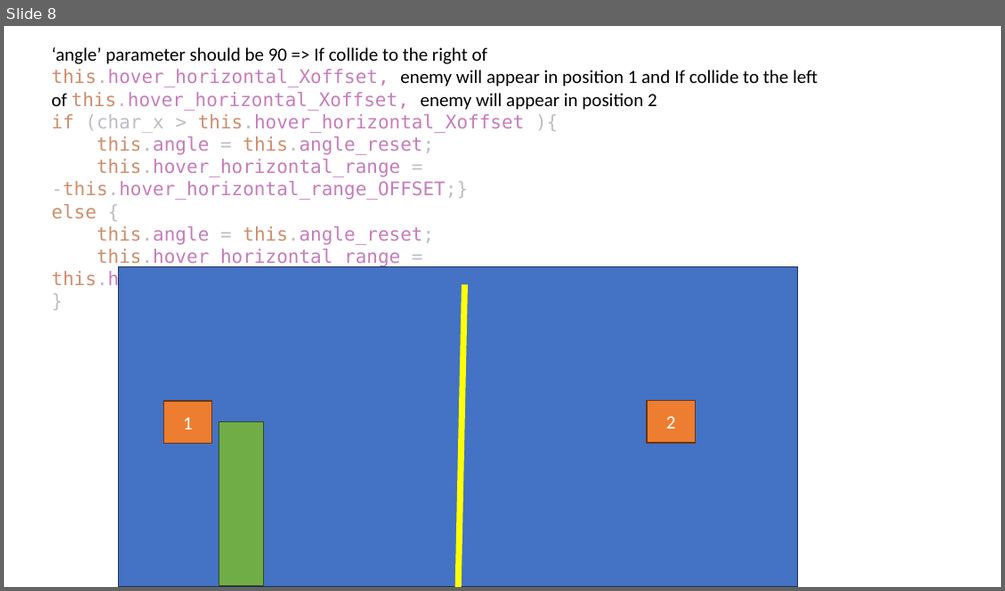
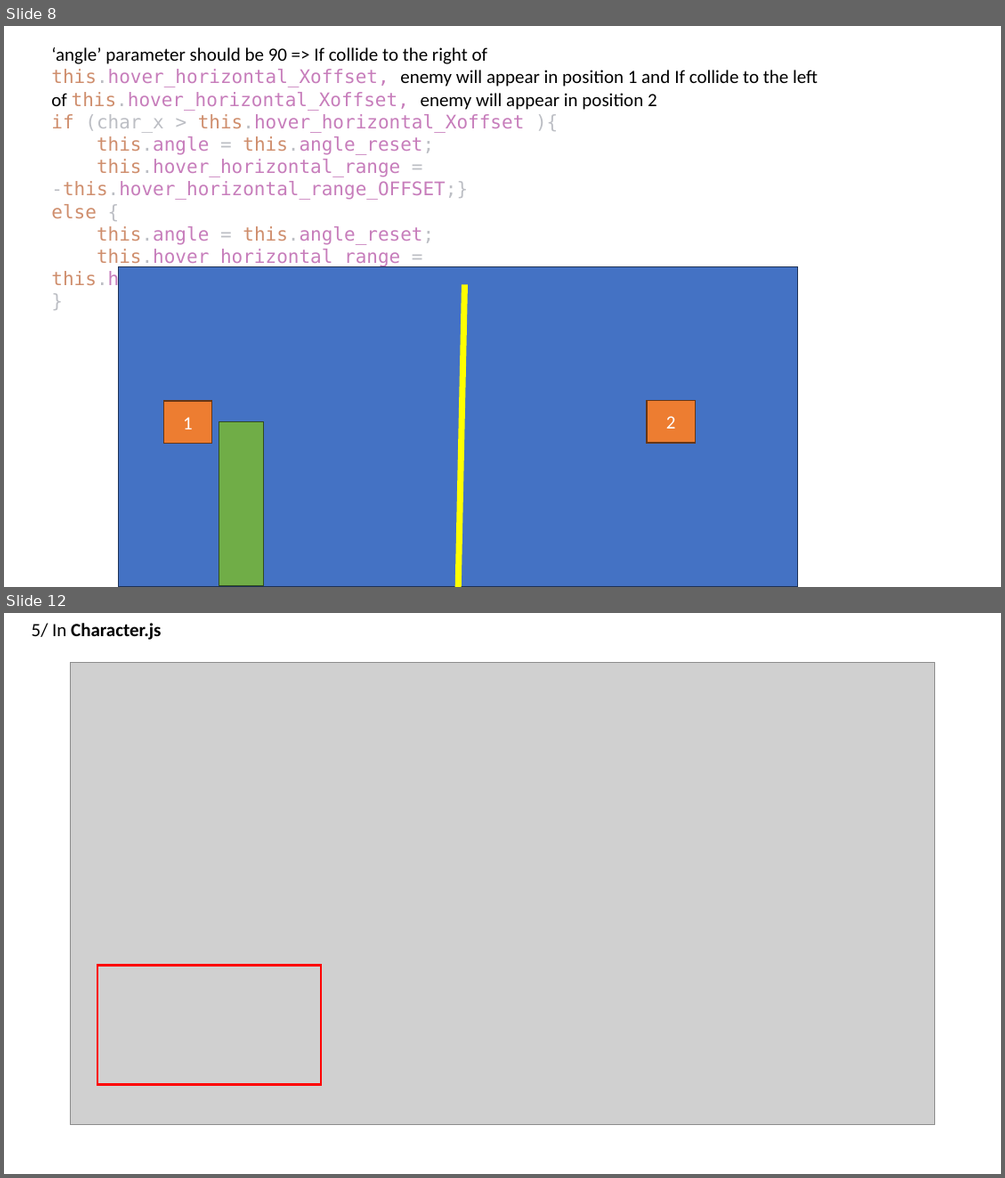
Before and after one commit to ChuHai7793/JAVASCRIPT_PROJECT, a slide deck: Document/GAME_DOC.pptx. Shown one above the other, each under a label of ours: slide 8 before the commit, slides 8 and 12 after it; the slides between them are not shown. The pictures are 1005x591 and 1005x1178 pixels, drawn with LibreOffice and Linux fonts; fonts in the diff are those of the drawing; grey boxes stand for pictures. Boxes give left, top, right and bottom in pixels: in the first picture for what was removed or moved away, otherwise in the second. Text is boxed around its words. In the diff, an @@ line names an element or a change of style, - is before the commit and + after.

```diff
--- a/Document/GAME_DOC.pptx
+++ b/Document/GAME_DOC.pptx
@@ slide 12 added at (4, 613, 1001, 1174), background #FFFFFF @@
@@ text added at (32, 623, 161, 640), 18 pt, text #000000, bold @@
+5/ In Character.js
@@ picture added at (71, 662, 935, 1126) @@
@@ rectangle added at (97, 965, 321, 1084), outline #FF0000 2.25 pt @@
```
Also in this commit, not shown: 4 other slides added, 5 other files.
